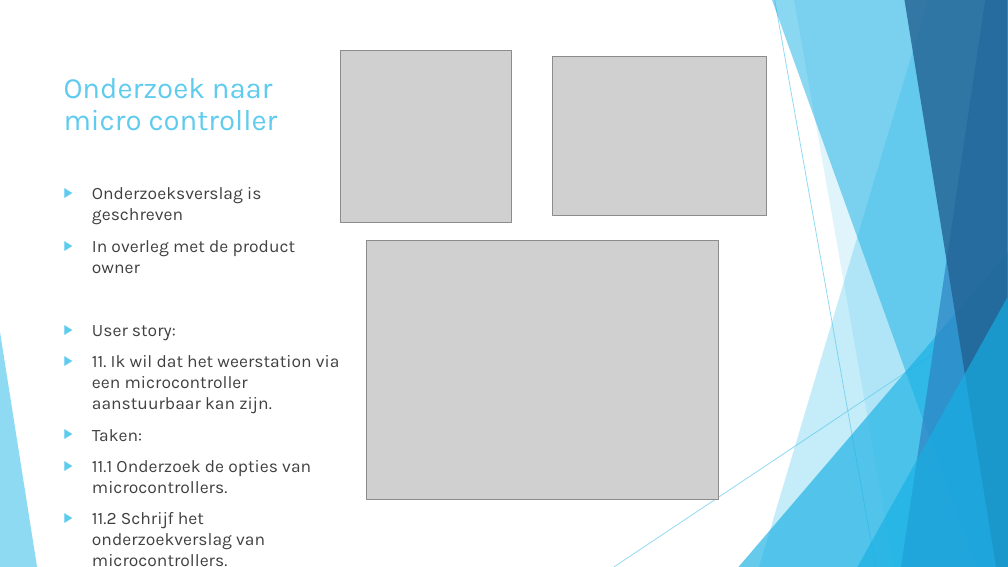
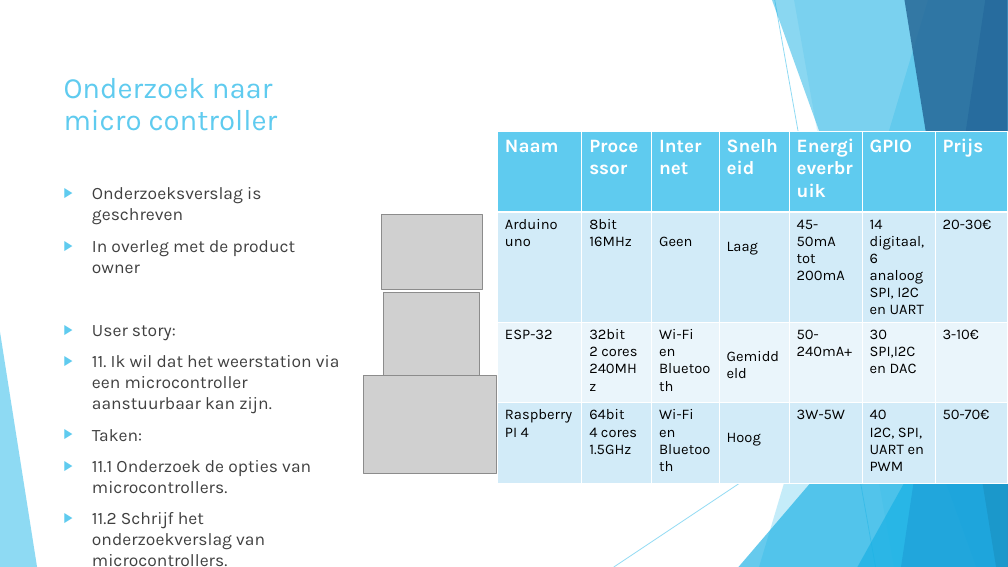
Before and after one commit to merelvdleeden/plastic_vanger, a slide deck: slide 6 of documentatie/scrum presentaties/sprint 1.pptx. Drawn at 1008x567 pixels with LibreOffice and Linux fonts; fonts in the diff are those of the drawing; grey boxes stand for pictures. Boxes give left, top, right and bottom in pixels: in the first picture for what was removed or moved away, otherwise in the second. Text is boxed around its words. In the diff, an @@ line names an element or a change of style, - is before the commit and + after.

```diff
--- a/documentatie/scrum presentaties/sprint 1.pptx
+++ b/documentatie/scrum presentaties/sprint 1.pptx
@@ table added at (498, 132, 1006, 486), 4 rows, 7 columns @@
+Naam | Processor | Internet | Snelheid | Energieverbruik | GPIO | Prijs
+Arduino uno | 8bit / 16MHz | Geen | Laag | 45-50mA / tot / 200mA | 14 digitaal, 6 analoog / SPI, I2C en UART | 20-30€
+ESP-32 | 32bit / 2 cores / 240MHz | Wi-Fi / en / Bluetooth | Gemiddeld | 50-240mA+ | 30 / SPI,I2C en DAC | 3-10€
+Raspberry PI 4 | 64bit / 4 cores / 1.5GHz | Wi-Fi / en / Bluetooth | Hoog | 3W-5W | 40 / I2C, SPI, UART en PWM | 50-70€
@@ picture: place and size @@
-picture at (552, 57, 767, 216)
+picture at (381, 214, 482, 289)
@@ picture: place and size @@
-picture at (340, 51, 512, 222)
+picture at (383, 293, 479, 389)
@@ picture: place and size @@
-picture at (367, 240, 718, 499)
+picture at (363, 376, 496, 473)
```
